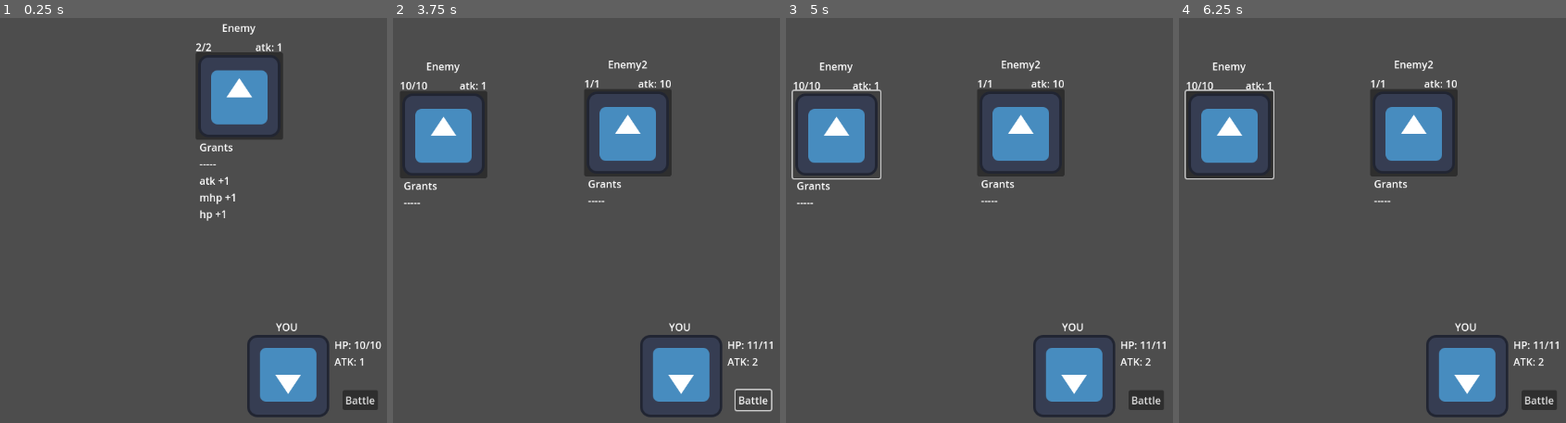
Above: before the commit, frames 1-4 (left to right).
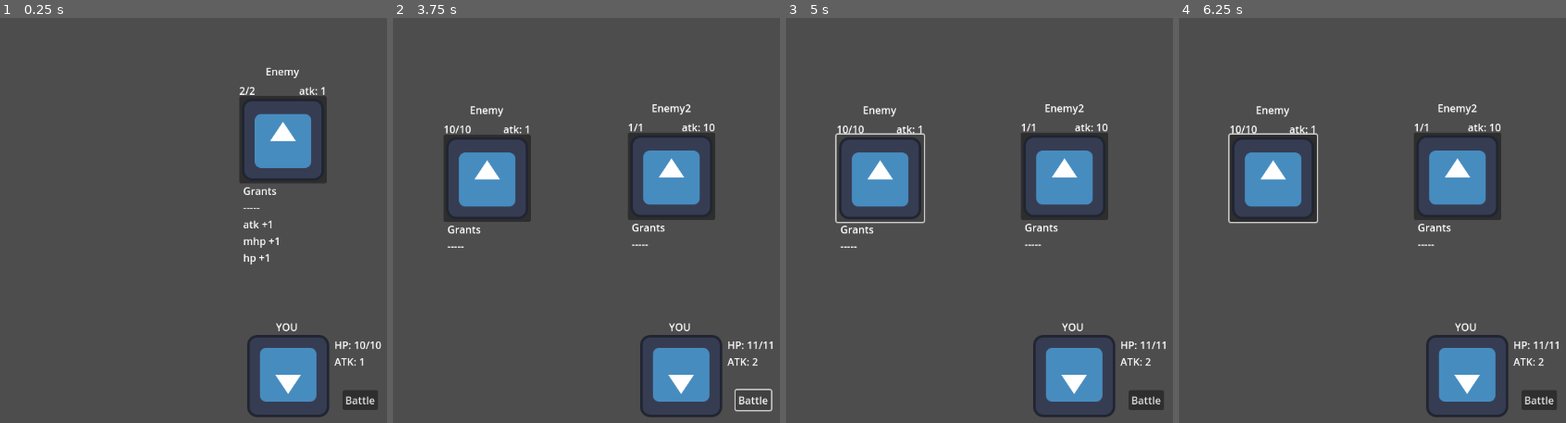
Above: after the commit, the same moments.

Repository: alex-mike-mark-again/godot-combat
Game: Godot game, scene res://main.tscn
Two runs of this game, one before a commit and one after it. Both use one fixed random seed, a clock stepped at 60 frames per second and the inputs below. The engine's default icon, where the game draws it, is replaced by a stand-in: a white triangle on a blue panel in a dark square.
Inputs (mouse positions are in pixels of both pictures, inside the frame that each line leads up to; where the layout moved, square brackets give the same spot in the first picture):
- Up to frame 1 (0.25 s): no input
- Up to frame 2 (3.75 s): click (675, 139) [632, 94] at 0.5 s; click "Battle" at 1.25 s; click "Battle" at 2 s; click (632, 99) at 2.75 s; click "Battle" at 3.5 s
- Up to frame 3 (5 s): click (836, 135) at 4.27 s
- Up to frame 4 (6.25 s): tap Enter at 5 s; move the mouse to (outside the picture) at 5.02 s; tap Space at 5.75 s; move the mouse to (1310, 244) at 5.77 s

The runs differ from the first frame. In frame 1, 6.5% of the frame differs, in the area x 50-85%, y 1-61%; in frame 2, 12%; in frame 3, 12%; in frame 4, 13%, in the area x 1-84%, y 10-57%.

Commit message:
adds cloud enemy. maybe prevents weird non-saving issues by not having center anchros preset

Diff:
--- /dev/null
+++ b/enemies/cloud.tscn
@@ -0,0 +1,19 @@
+[gd_scene load_steps=3 format=3 uid="uid://c1wgu6c3s50od"]
+
+[ext_resource type="PackedScene" uid="uid://d15w3qccq2gc8" path="res://enemies/enemy.tscn" id="1_v2nsx"]
+[ext_resource type="Texture2D" uid="uid://b8brr2c14dguv" path="res://sprites/cloud.png" id="2_d2gfc"]
+
+[node name="Cloud" instance=ExtResource("1_v2nsx")]
+buff_atk = 3
+buff_mhp = 3
+mhp = 3
+atk = 0
+
+[node name="Labels" parent="." index="1"]
+offset_right = 497.0
+offset_bottom = 240.0
+
+[node name="Selector" parent="." index="2"]
+offset_right = 497.0
+offset_bottom = 260.0
+icon = ExtResource("2_d2gfc")
--- a/enemies/enemy.tscn
+++ b/enemies/enemy.tscn
@@ -58,23 +58,16 @@
 
 [node name="Labels" type="Control" parent="."]
 layout_mode = 1
-anchors_preset = 8
-anchor_left = 0.5
-anchor_top = 0.5
-anchor_right = 0.5
-anchor_bottom = 0.5
-offset_left = -68.0
-offset_top = -88.0
-offset_right = 68.0
-offset_bottom = 48.0
-grow_horizontal = 2
-grow_vertical = 2
+anchors_preset = 0
+offset_top = -20.0
+offset_right = 136.0
+offset_bottom = 116.0
 
 [node name="HP Label" type="Label" parent="Labels"]
 layout_mode = 1
 offset_right = 40.0
 offset_bottom = 26.0
-text = "HP"
+text = "HPPPPP"
 
 [node name="ATK Label" type="Label" parent="Labels"]
 layout_mode = 1
@@ -115,17 +108,8 @@
 
 [node name="Selector" type="Button" parent="."]
 layout_mode = 1
-anchors_preset = 8
-anchor_left = 0.5
-anchor_top = 0.5
-anchor_right = 0.5
-anchor_bottom = 0.5
-offset_left = -68.0
-offset_top = -68.0
-offset_right = 68.0
-offset_bottom = 68.0
-grow_horizontal = 2
-grow_vertical = 2
+offset_right = 136.0
+offset_bottom = 136.0
 icon = ExtResource("2_1djyi")
 
 [connection signal="mouse_entered" from="Selector" to="." method="_on_selector_mouse_entered"]
--- a/troops/stage1.tscn
+++ b/troops/stage1.tscn
@@ -1,8 +1,21 @@
-[gd_scene load_steps=2 format=3 uid="uid://bfa7mhlmpbqe0"]
+[gd_scene load_steps=3 format=3 uid="uid://bfa7mhlmpbqe0"]
 
 [ext_resource type="Script" path="res://troops/troop.gd" id="1_kfjx4"]
+[ext_resource type="PackedScene" uid="uid://c1wgu6c3s50od" path="res://enemies/cloud.tscn" id="2_52543"]
 
 [node name="stage1" type="Control"]
 layout_mode = 3
 anchors_preset = 0
 script = ExtResource("1_kfjx4")
+
+[node name="Cloud" parent="." instance=ExtResource("2_52543")]
+offset_left = 317.0
+offset_top = 199.0
+offset_right = 317.0
+offset_bottom = 199.0
+
+[node name="Cloud2" parent="." instance=ExtResource("2_52543")]
+offset_left = 836.0
+offset_top = 195.0
+offset_right = 836.0
+offset_bottom = 195.0
